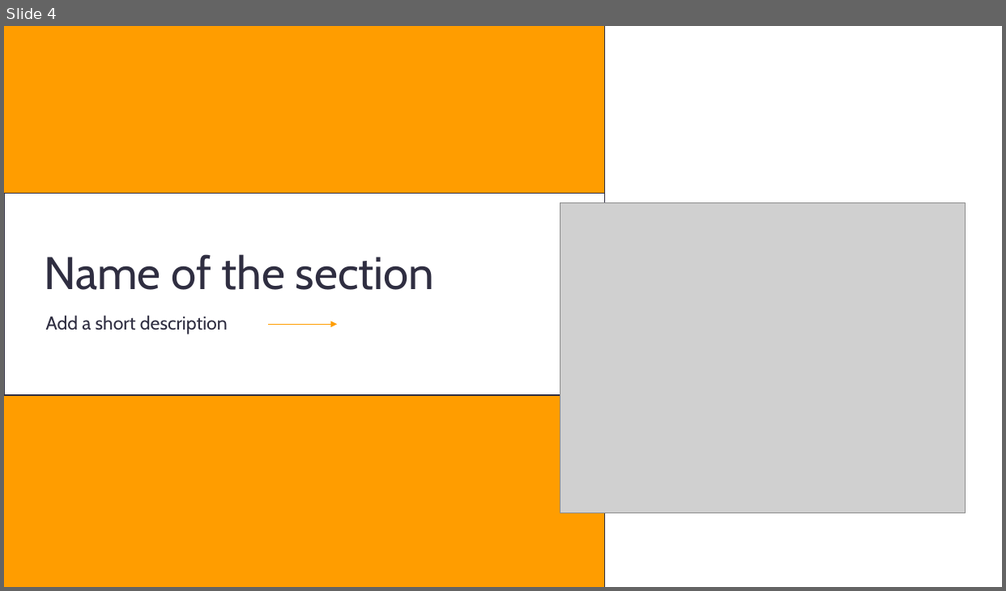
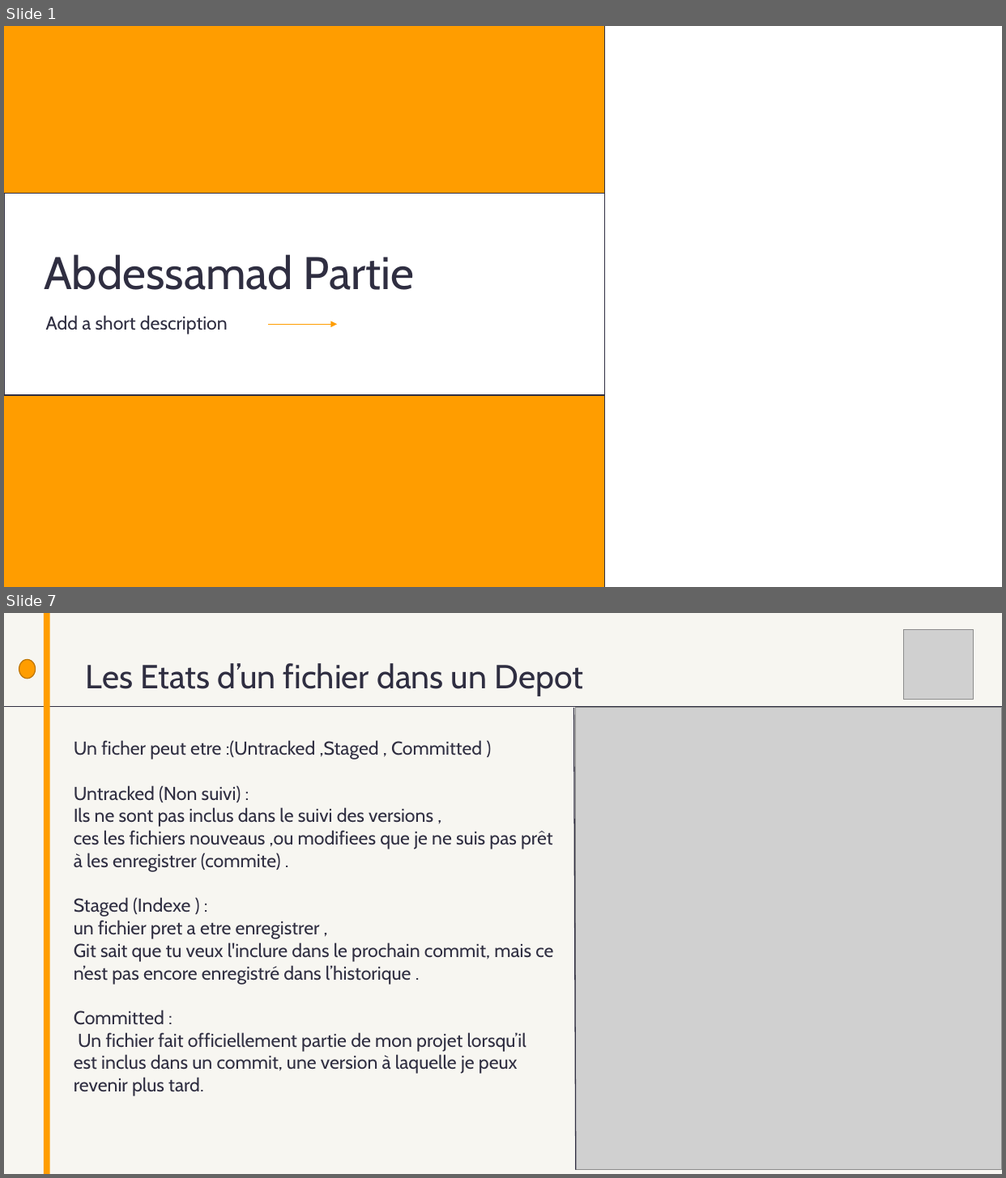
Before and after one commit to AbdessamadAbdaoui/Presentation_Git, a slide deck: presentation_Git.pptx. Shown one above the other, each under a label of ours: slide 4 before the commit, slides 1 and 7 after it; the slides between them are not shown. The pictures are 1006x591 and 1006x1178 pixels, drawn with LibreOffice and Linux fonts; fonts in the diff are those of the drawing; grey boxes stand for pictures. Boxes give left, top, right and bottom in pixels: in the first picture for what was removed or moved away, otherwise in the second. Text is boxed around its words. In the diff, an @@ line names an element or a change of style, - is before the commit and + after.

```diff
--- a/presentation_Git.pptx
+++ b/presentation_Git.pptx
@@ slide 7 added at (x1=4, y1=613, x2=1002, y2=1174), background #F7F6F1 @@
@@ rectangle added at (x1=44, y1=613, x2=49, y2=1174), fill #FF9D00 @@
@@ picture added at (x1=903, y1=629, x2=973, y2=699) @@
@@ ellipse added at (x1=19, y1=659, x2=36, y2=678), fill #FF9D00, outline #BF7600 1 pt @@
@@ text added at (x1=86, y1=663, x2=584, y2=696), 32 pt, text #2F2E41 @@
+Les Etats d’un fichier dans un Depot
@@ rectangle added at (x1=903, y1=684, x2=918, y2=687), fill #FF9D00 @@
@@ line added from (4, 707) to (1002, 707), #2F2E41 1 pt @@
@@ line added from (573, 707) to (576, 1170), #2F2E41 1 pt @@
@@ picture added at (x1=576, y1=707, x2=1002, y2=1170) @@
@@ text added at (x1=74, y1=740, x2=553, y2=1097), 18 pt, text #2F2E41 @@
+Un ficher peut etre :(Untracked ,Staged , Committed )
+Untracked (Non suivi) :
+Ils ne sont pas inclus dans le suivi des versions ,
+ces les fichiers nouveaus ,ou modifiees que je ne suis pas prêt à les enregistrer (commite) .
+Staged (Indexe ) :
+un fichier pret a etre enregistrer ,
+Git sait que tu veux l'inclure dans le prochain commit, mais ce n’est pas encore enregistré dans l’historique .
+Committed :
+Un fichier fait officiellement partie de mon projet lorsqu’il est inclus dans un commit, une version à laquelle je peux revenir plus tard.
@@ what was slide 4 is now slide 1 @@
@@ slide 1 changed as well @@
@@ picture removed at (x1=560, y1=203, x2=965, y2=514) @@
@@ text at (x1=44, y1=254, x2=415, y2=290): text changed @@
-Name of the section
+Abdessamad Partie
```
Also in this commit, not shown: 1 other slide changed, 27 other slides added, 2 slides removed.
